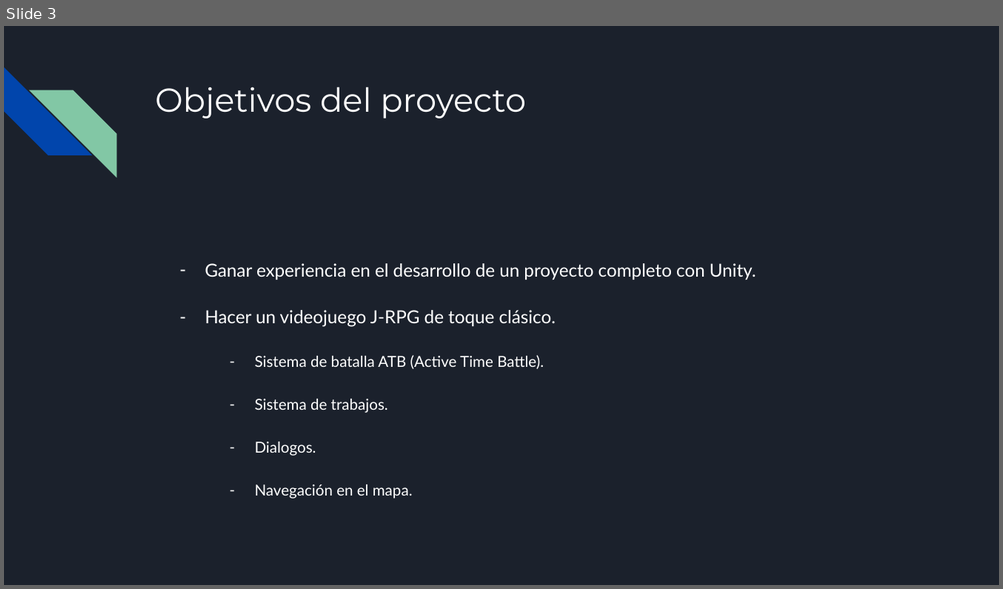
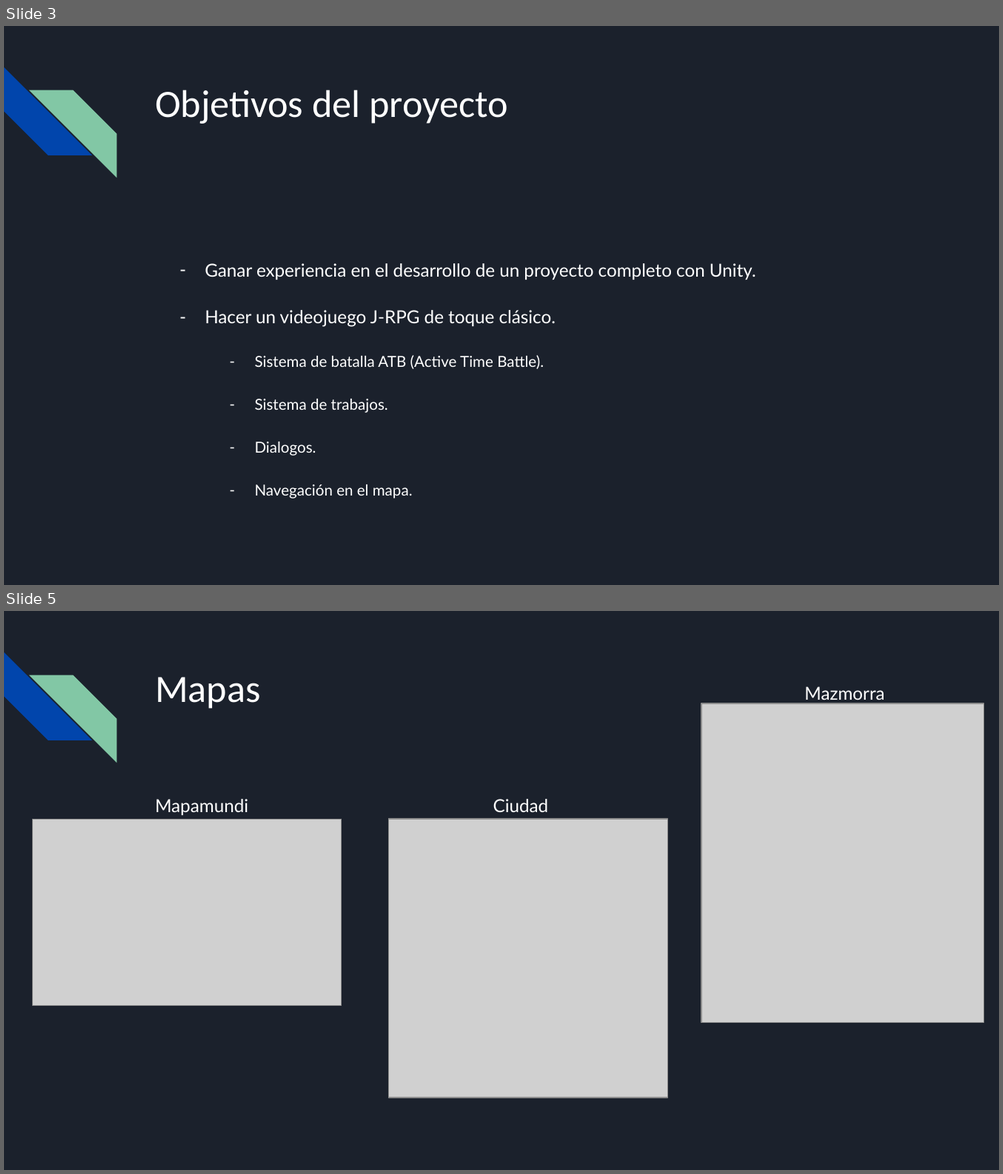
Before and after one commit to broxigar91/TFG, a slide deck: TFG.pptx. Shown one above the other, each under a label of ours: slide 3 before the commit, slides 3 and 5 after it; the slides between them are not shown. The pictures are 1003x589 and 1003x1174 pixels, drawn with LibreOffice and Linux fonts; fonts in the diff are those of the drawing; grey boxes stand for pictures. Boxes give left, top, right and bottom in pixels: in the first picture for what was removed or moved away, otherwise in the second. Text is boxed around its words. In the diff, an @@ line names an element or a change of style, - is before the commit and + after.

Commit message:
mas presentacion

```diff
--- a/TFG.pptx
+++ b/TFG.pptx
@@ slide 5 added at [4,611,999,1170], background #1B212C; not listed: 2 template elements that a slide beside it also shows @@
@@ title added at [155,677,260,709], 28 pt, text #FFFFFF @@
+Mapas
@@ text added at [804,686,884,703], 13 pt, text #FFFFFF @@
+Mazmorra
@@ picture added at [701,703,984,1022] @@
@@ text added at [155,799,248,815], 13 pt, text #FFFFFF @@
+Mapamundi
@@ text added at [493,799,549,812], 13 pt, text #FFFFFF @@
+Ciudad
@@ picture added at [33,819,341,1006] @@
@@ picture added at [389,819,669,1099] @@
@@ slide 3 changed as well @@
@@ title "Objetivos del proyecto" at [155,90,508,124]: size 24 to 28 pt, font Montserrat to Calibri @@
```
Also in this commit, not shown: 10 other slides changed, 3 other slides added, 4 slides removed.
